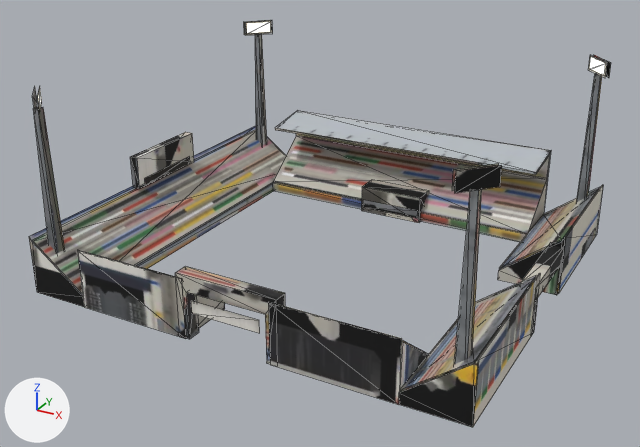
An edit to the glTF model nostalgia/assets3d/lb_stadium.glb, drawn before and after from the same camera.
Before and after are seen from a 50 mm lens placed at (192.0, -366.0, 202.0), pointed at (-2.0, -13.0, 26.0). Arrows for +X, +Y and +Z are at lower left; the lights stay in place. The first picture is the older version. Mesh edges are drawn as thin lines. Where no turn or scale is listed for an object, it has been applied to the vertices. Vertices at exactly the same position are counted once.

Names of what the first picture shows: 'lb_lamps', 'lb_stadium_body', 'var_match'.
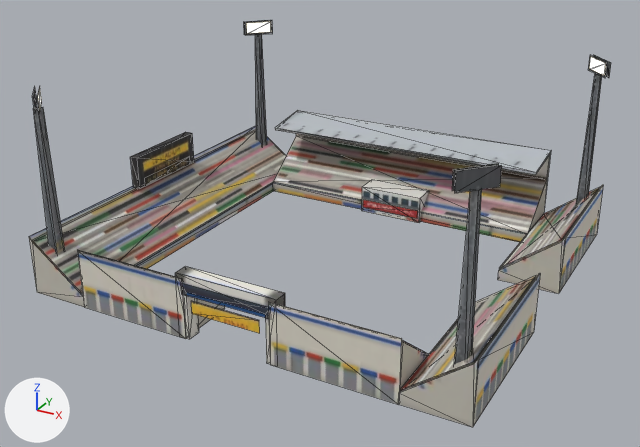
Changed parts and their boxes [x1, y1, x2, y2] in the pictures (640 x 447 px):
'lb_signq', added
    after: [187, 292, 265, 318]
part 1 of me_lb_stadium_body, deleted
    before: [520, 242, 563, 328]
part 2 of me_lb_stadium_body, surface changed
    both: [29, 20, 611, 427]
part 3 of me_var_match, surface changed
    both: [33, 130, 600, 390]

Patch to the scene script:
```diff
--- a/nostalgia/assets3d/lb_stadium.glb.py
+++ b/nostalgia/assets3d/lb_stadium.glb.py
@@ img_lb_signtex @@
+img_lb_signtex = load_image('lb_signtex', '_unpacked/lb_signtex', 256, 40, 'sRGB')
@@ mat_m_lb_sign @@
+mat_m_lb_sign = principled_material('M_lb_sign')
+mat_m_lb_sign.texture = img_lb_signtex
+mat_m_lb_sign.roughness = 0.6
@@ me_lb_stadium_body @@
 # used by ob_lb_stadium_body; location = (0.0, 0.0, 0.0)
-me_lb_stadium_body.from_pydata(...)  # 192 vertices, 248 faces; spans x -110.0..110.0, y -99.0..100.0, z 0.0..99.0
+me_lb_stadium_body.from_pydata(...)  # 176 vertices, 220 faces; spans x -110.0..110.0, y -99.0..100.0, z 0.0..99.0
+# me_lb_stadium_body part 1: the loose piece of 16 vertices spanning x 103.0..110.0, y -24.0..24.0, z 0.0..24.0 is deleted
+# me_lb_stadium_body part 2: 176 kept faces spanning x -110.0..110.0, y -99.0..100.0, z 0.0..99.0 get new texture (UV) coordinates
 me_lb_stadium_body.materials.append(mat_m_lb_stadium)
@@ me_var_match @@
 me_var_match.from_pydata(...)  # 36 vertices, 18 faces; spans x -109.0..109.0, y -100.0..99.0, z 3.0..33.0
 # used by ob_var_match; location = (0.0, 0.0, 0.0)
+# me_var_match part 3: texture (UV) coordinates of 18 of 18 faces, centred in x -105.0..99.0, y -100.0..88.0, z 4.0..32.0, changed; they spanned u 0.06..0.91, v 0.0..0.83 and now span u 0.21..0.92, v 0.0..0.8
 me_var_match.materials.append(mat_m_lb_stadium)
@@ me_lb_signq @@
+me_lb_signq.from_pydata(...)  # 4 vertices, 2 faces; spans x -22.6..22.6, y -99.0, z 21.6..26.8
+me_lb_signq.materials.append(mat_m_lb_sign)  # picture img_lb_signtex
@@ ob_lb_signq @@
+ob_lb_signq = bpy.data.objects.new('lb_signq', me_lb_signq)
+ob_lb_signq.location = (0.0, 0.0, 0.0)
```
